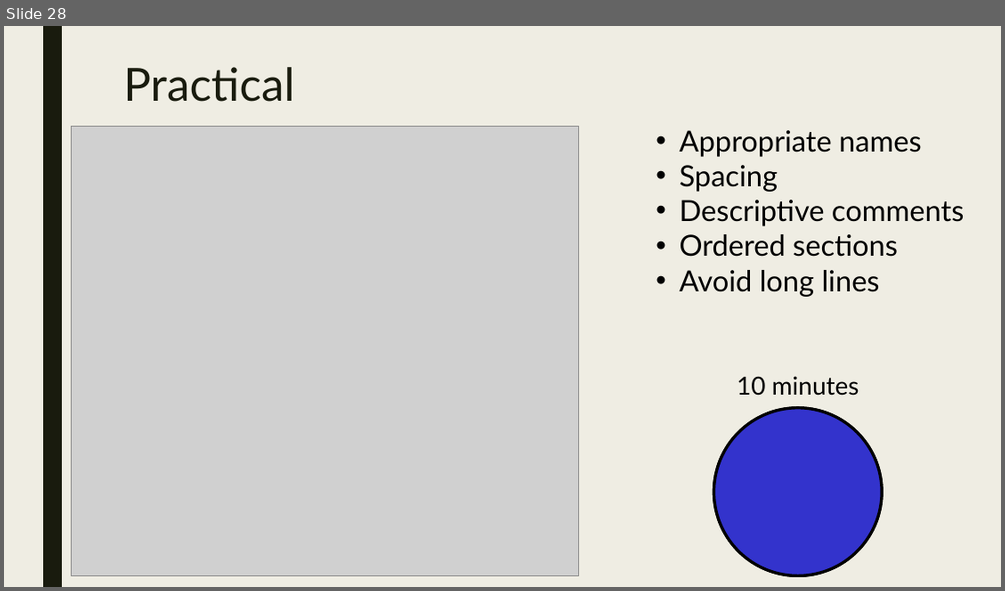
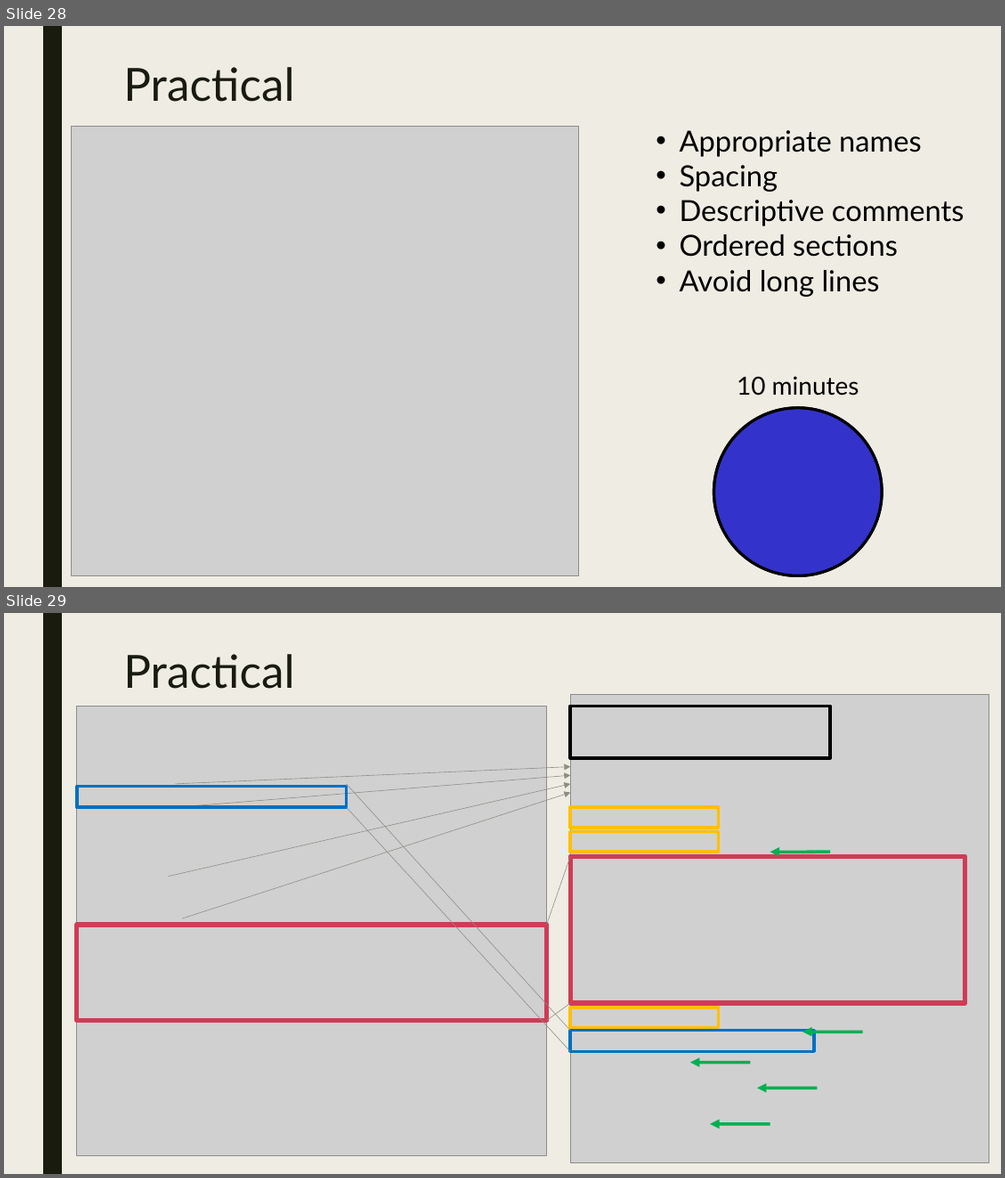
Before and after one commit to AugustT/reproducibility_masterclass, a slide deck: A Masterclass in Reproducibility.odp. Shown one above the other, each under a label of ours: slide 28 before the commit, slides 28 and 29 after it. The pictures are 1005x591 and 1005x1178 pixels, drawn with LibreOffice and Linux fonts; fonts in the diff are those of the drawing; grey boxes stand for pictures. Boxes give left, top, right and bottom in pixels: in the first picture for what was removed or moved away, otherwise in the second. Text is boxed around its words. In the diff, an @@ line names an element or a change of style, - is before the commit and + after.

Commit message:
Update talk

```diff
--- a/A Masterclass in Reproducibility.odp
+++ b/A Masterclass in Reproducibility.odp
@@ slide 29 added at bbox=[4, 613, 1001, 1174], background #EFEDE3; not listed: 1 template element that a slide beside it also shows @@
@@ title added at bbox=[123, 654, 294, 689], 44 pt, text #191B0E @@
+Practical
@@ picture added at bbox=[77, 706, 546, 1155] @@
@@ picture added at bbox=[570, 694, 989, 1162] @@
@@ freeform shape added at bbox=[570, 706, 830, 758], outline #000000 3 pt @@
@@ group added at bbox=[169, 766, 570, 918]: 4 arrows @@
@@ group added at bbox=[77, 784, 814, 1051]: 2 freeform shapes, 2 lines @@
@@ freeform shape added at bbox=[570, 807, 718, 827], outline #FFC000 3 pt @@
@@ freeform shape added at bbox=[570, 831, 718, 852], outline #FFC000 3 pt @@
@@ group added at bbox=[77, 856, 965, 1021]: 2 freeform shapes, 2 lines @@
@@ freeform shape added at bbox=[570, 1008, 718, 1028], outline #FFC000 3 pt @@
@@ group added at bbox=[690, 852, 863, 1124]: 5 arrows @@
```
Also in this commit, not shown: 1 other slide added.
